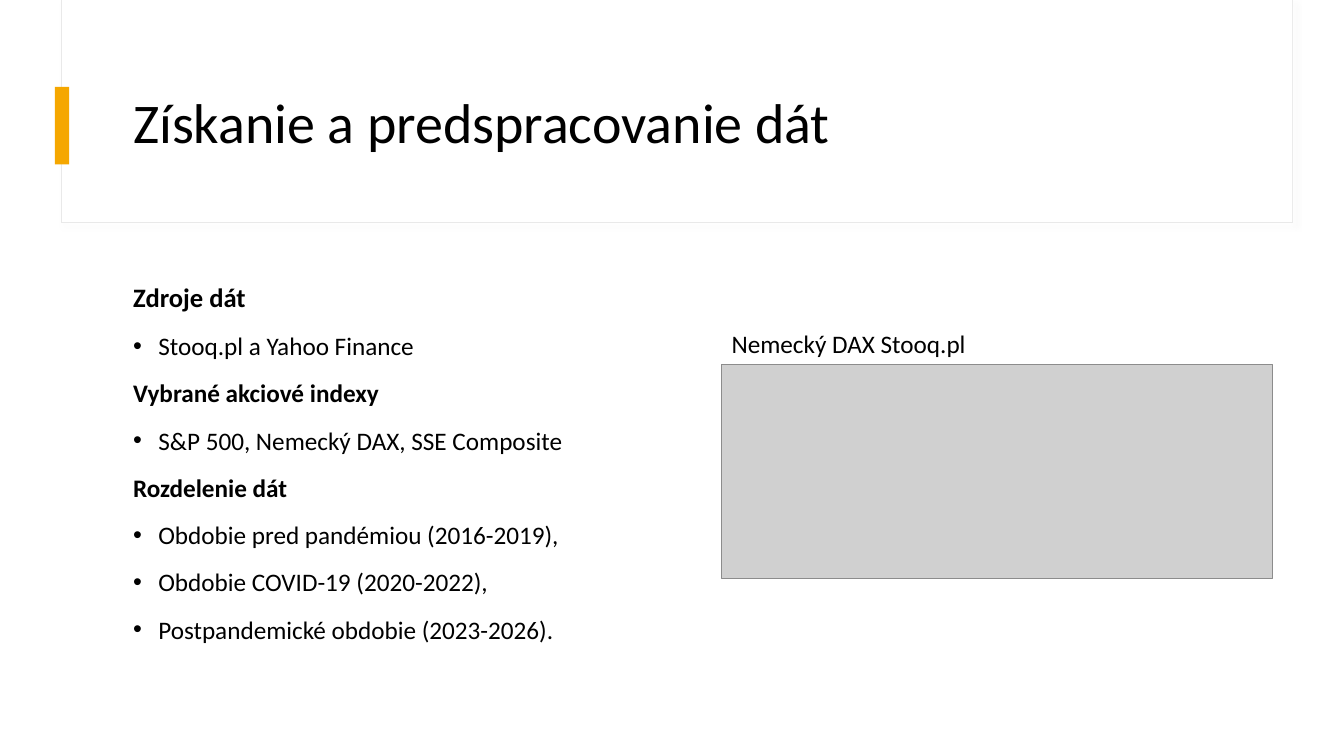
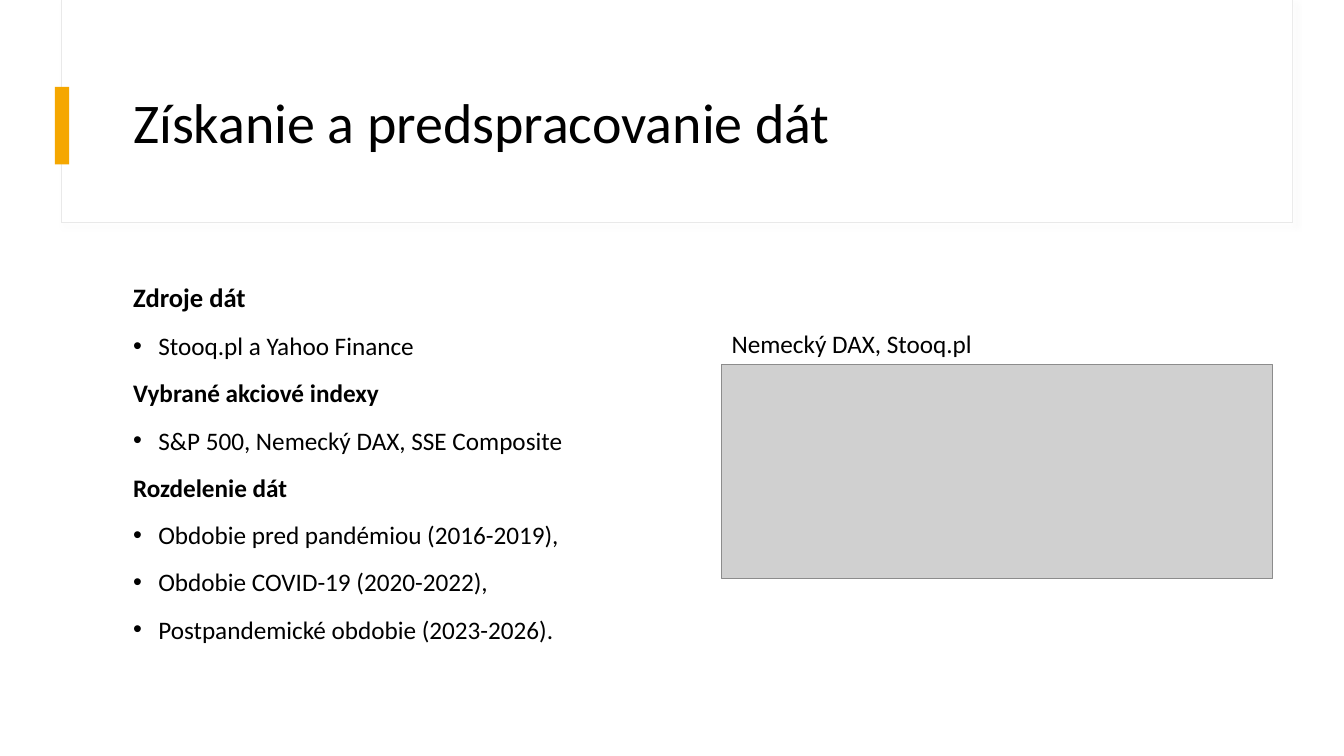
Before and after one commit to MatejLuzak/Identification-of-Patterns-of-Stock-Market-Volatility-in-the-USA-China-and-Europe-Using-AI-Methods, a slide deck: slide 6 of Identifikácia vzorov v časových radoch pre komparáciu volatility.pptx. Drawn at 1344x756 pixels with LibreOffice and Linux fonts; fonts in the diff are those of the drawing; grey boxes stand for pictures. Boxes give left, top, right and bottom in pixels: in the first picture for what was removed or moved away, otherwise in the second. Text is boxed around its words. In the diff, an @@ line names an element or a change of style, - is before the commit and + after.

```diff
--- a/Identifikácia vzorov v časových radoch pre komparáciu volatility.pptx
+++ b/Identifikácia vzorov v časových radoch pre komparáciu volatility.pptx
@@ text at [732, 335, 972, 357]: text changed @@
-Nemecký DAX Stooq.pl
+Nemecký DAX, Stooq.pl
```
Also in this commit, not shown: 3 other slides changed, 1 other file.
